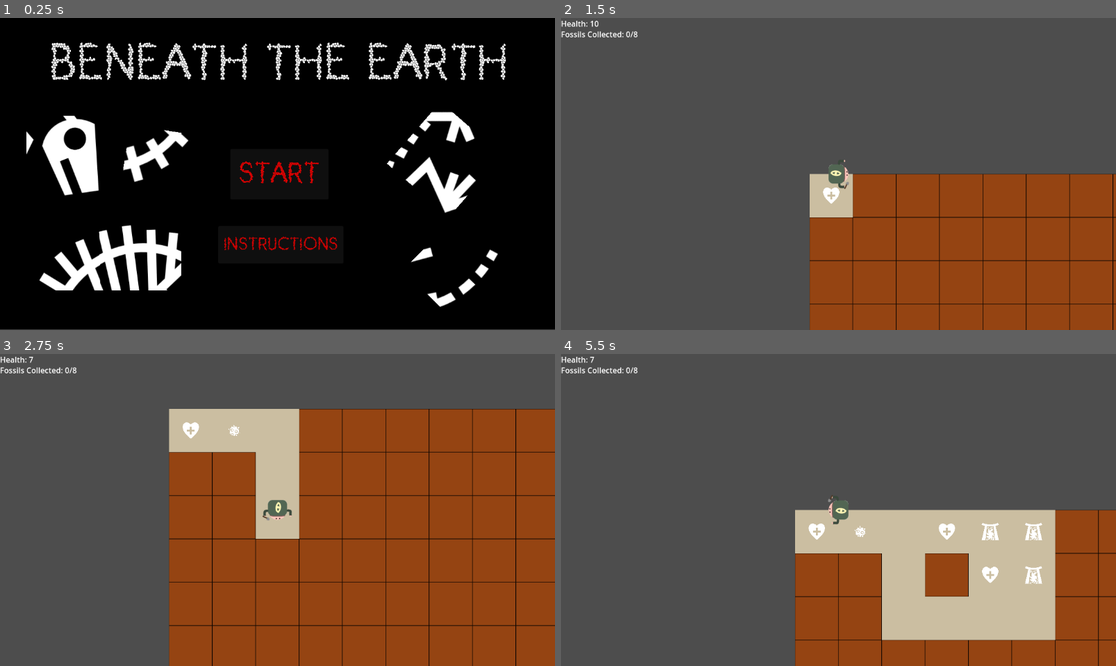
Above: before the commit, frames 1-4 (two rows, left to right).
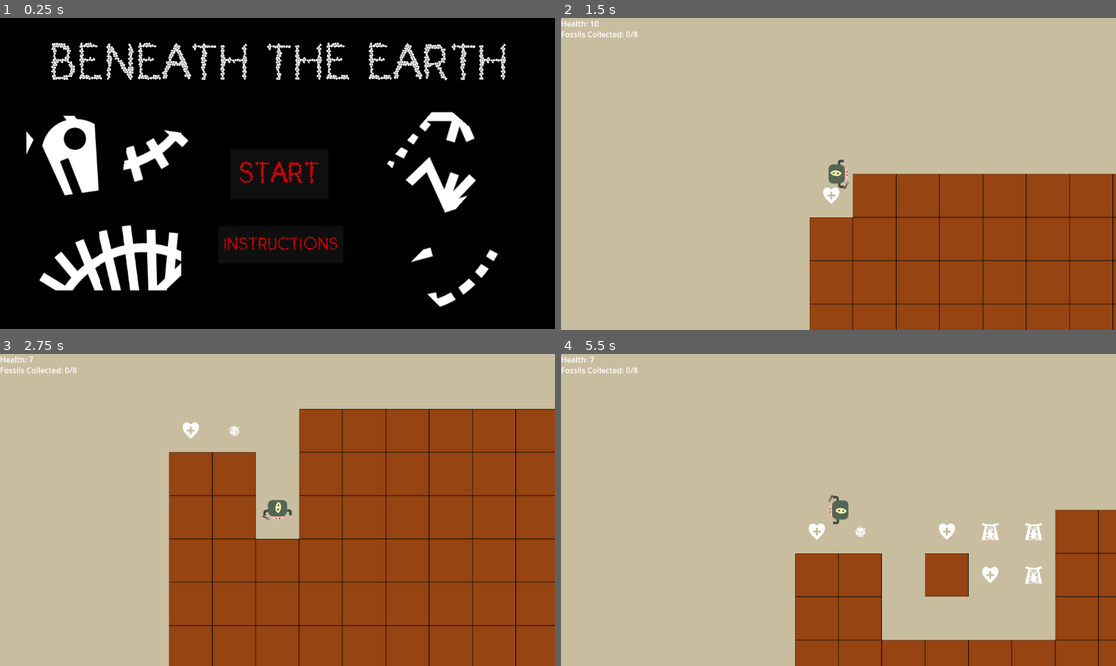
Above: after the commit, the same moments.

Repository: DonYall/Beneath-The-Earth
Game: Godot game, scene res://Scenes/GameScenes/MainMenu.tscn
The game is run twice, just before and just after one commit, with the same random seed, the same clock (stepped at 60 frames per second) and the same inputs.
Inputs:
- Up to frame 1 (0.25 s): no input
- Up to frame 2 (1.5 s): click "START" at 0.5 s; tap Enter at 1.25 s; hold Right (move_right) from 1.28 s (still down)
- Up to frame 3 (2.75 s): release Right (move_right) at 2.03 s; hold Down (move_down) from 2.03 s (still down)
- Up to frame 4 (5.5 s): release Down (move_down) at 2.78 s; hold Right (move_right) 2.78-3.53 s; hold Up (move_up) 3.53-4.28 s; hold Left (move_left) from 4.28 s (still down)

The runs differ from the first frame. In frame 1, 0.2% of the frame differs, in the area x 0-100%, y 99-100%; in frame 2, 72%, in the area x 0-100%, y 0-100%; in frame 3, 43%; in frame 4, 71%.

Commit message:
Changed background colour

Diff:
--- a/Scenes/Main.tscn
+++ b/Scenes/Main.tscn
@@ -4,11 +4,3 @@
 
 [node name="Main" type="Node" groups=["player"]]
 script = ExtResource("1_bkaxq")
-
-[node name="ColorRect" type="ColorRect" parent="."]
-anchors_preset = 15
-anchor_right = 1.0
-anchor_bottom = 1.0
-grow_horizontal = 2
-grow_vertical = 2
-color = Color(0.796078, 0.745098, 0.631373, 1)
--- a/project.godot
+++ b/project.godot
@@ -48,3 +48,7 @@
 2d_render/layer_3="enemy"
 2d_render/layer_4="item"
 2d_render/layer_5="cell"
+
+[rendering]
+
+environment/defaults/default_clear_color=Color(0.788235, 0.741176, 0.627451, 1)
